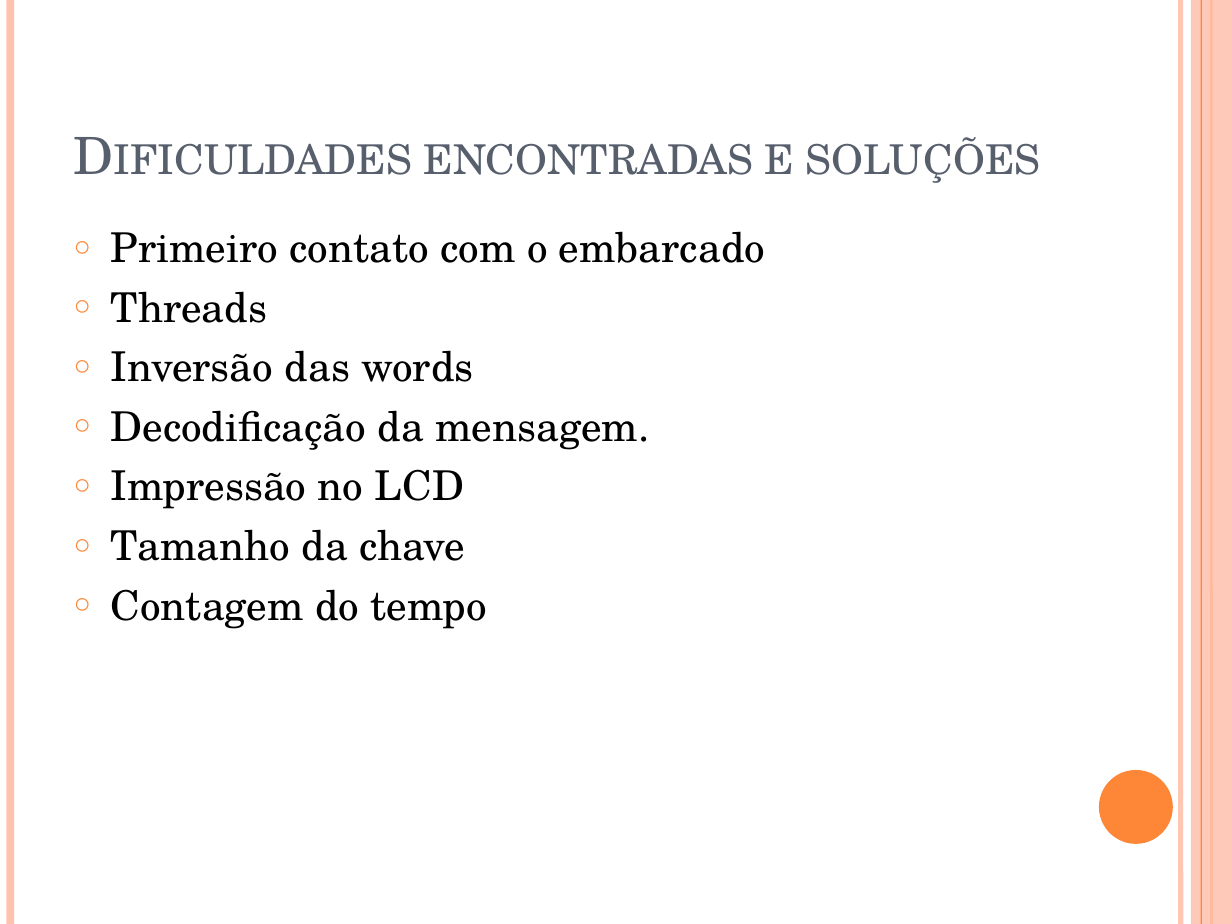
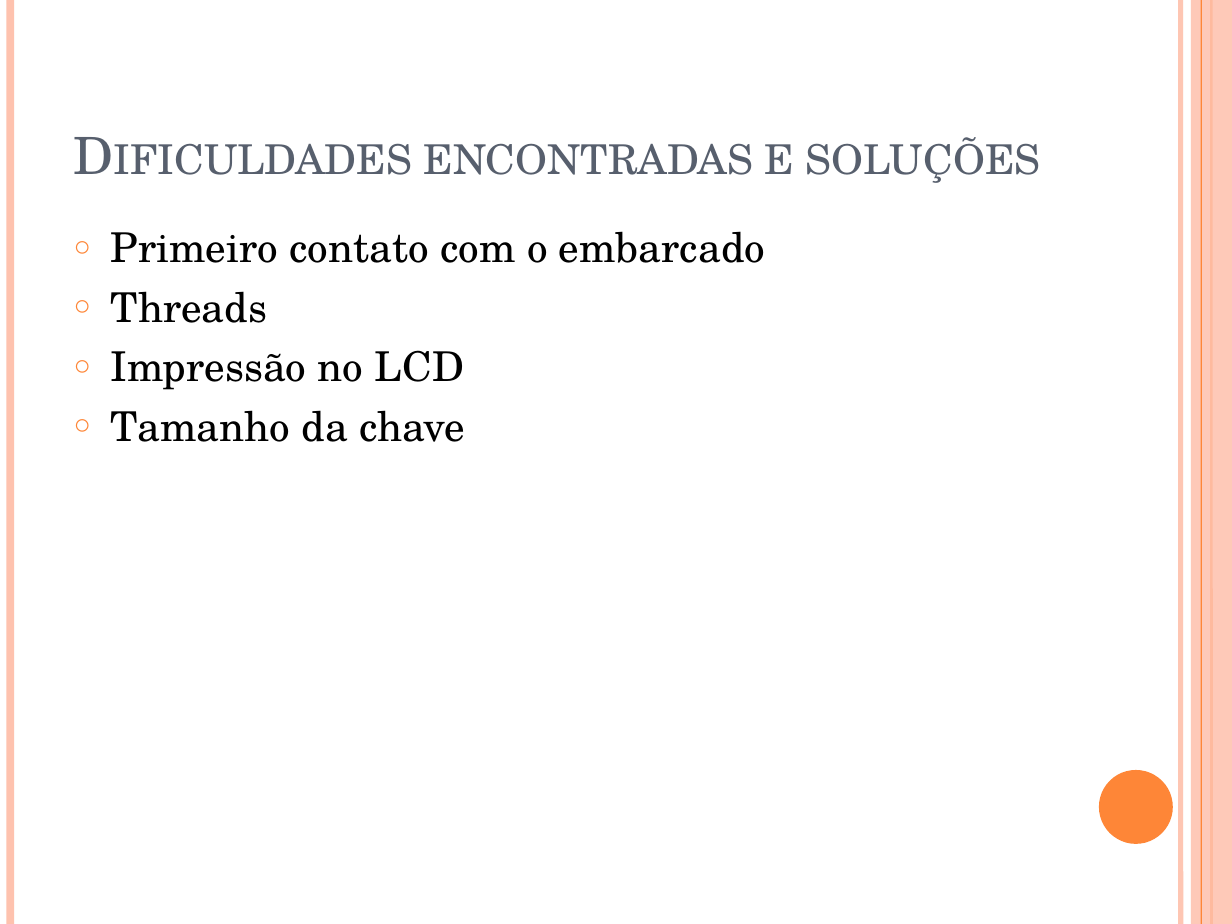
Before and after one commit to marlonprudente/SistemasEmbarcados, a slide deck: slide 5 of Lab2/lab2.pptx (slide 6 before the commit). Drawn at 1232x924 pixels with LibreOffice and Linux fonts; fonts in the diff are those of the drawing. Boxes give left, top, right and bottom in pixels: in the first picture for what was removed or moved away, otherwise in the second. Text is boxed around its words. In the diff, an @@ line names an element or a change of style, - is before the commit and + after.

```diff
--- a/Lab2/lab2.pptx
+++ b/Lab2/lab2.pptx
@@ text at (111,350,649,450): paragraphs removed @@
-○ Inversão das words
-○ Decodificação da mensagem.
@@ text at (111,589,487,629): paragraph removed @@
-○ Contagem do tempo
```
Also in this commit, not shown: 3 other slides changed, 1 slide removed, 17 other files.
